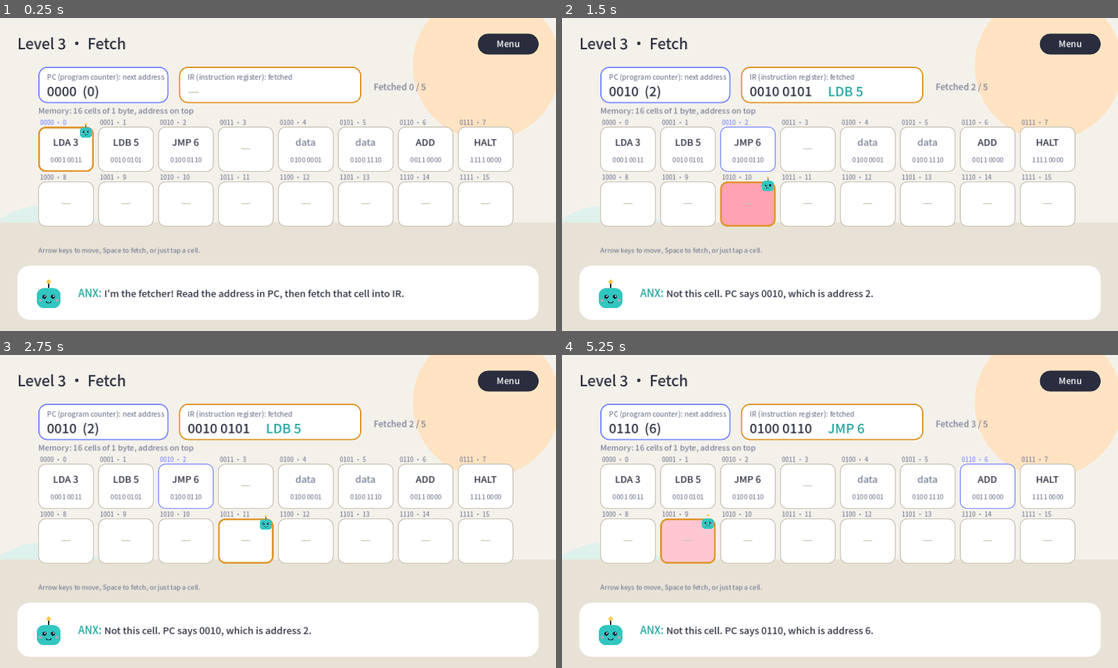
Above: before the commit, frames 1-4 (two rows, left to right).
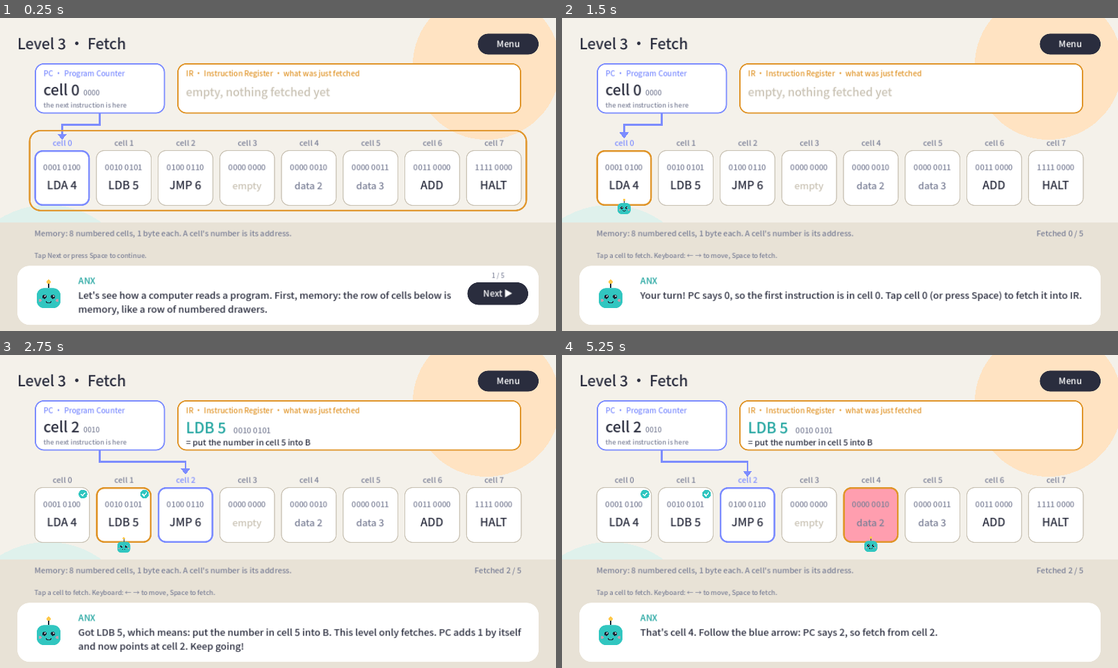
Above: after the commit, the same moments.

Repository: kalijerry/game_anx
Game: Godot game, scene res://scenes/level_03.tscn
Two runs of this game, one before a commit and one after it. Both use one fixed random seed, a clock stepped at 60 frames per second and the inputs below. This scene is started directly instead of the project's main scene.
Inputs (mouse positions are in pixels of both pictures, inside the frame that each line leads up to):
- Up to frame 1 (0.25 s): no input
- Up to frame 2 (1.5 s): tap Enter (ui_accept) at 0.5 s; move the mouse to (962, 158) at 0.52 s; hold Right (ui_right) 0.53-1.28 s; hold Enter (ui_accept) 0.53-1.28 s; click (962, 158) at 0.67 s; move the mouse to (728, 190) at 1.27 s; hold Down (ui_down) from 1.28 s (still down); tap Tab at 1.35 s; click (728, 190) at 1.42 s
- Up to frame 3 (2.75 s): tap Enter (ui_accept) at 1.52, 1.55, 1.82 s; move the mouse to (333, 442) at 2.02 s; release Down (ui_down) at 2.03 s; hold Right (ui_right) from 2.03 s (still down); hold Enter (ui_accept) from 2.03 s (still down); click (333, 442) at 2.17 s
- Up to frame 4 (5.25 s): move the mouse to (812, 574) at 2.77 s; release Right (ui_right) at 2.78 s; release Enter (ui_accept) at 2.78 s; hold Up (ui_up) 2.78-3.53 s; tap Tab at 2.85, 4.35 s; click (812, 574) at 2.92 s; tap Enter (ui_accept) at 3.02, 3.05, 3.32, 3.5, 4.52, 4.55, 4.82, 5 s; move the mouse to (1006, 558) at 3.52 s; hold Enter (ui_accept) 3.53-4.28 s; hold Left (ui_left) 3.53-5.03 s; click (1006, 558) at 3.67 s; move the mouse to (673, 464) at 4.27 s; click (673, 464) at 4.42 s; move the mouse to (867, 511) at 5.02 s; hold Down (ui_down) from 5.03 s (still down); hold Enter (ui_accept) from 5.03 s (still down); click (867, 511) at 5.17 s

The runs differ from the first frame. In frame 1, 20% of the frame differs, in the area x 3-97%, y 14-98%; in frame 2, 19%; in frame 3, 18%; in frame 4, 20%.

Commit message:
Level 3: beginner walkthrough, plain-language instructions, PC arrow
Co-Authored-By: Claude Opus 5.5 <noreply@anthropic.com>
Claude-Session: https://claude.ai/code/session_01TY39Fuv4jRCeC6sdC99MfJ

Diff:
--- a/data/strings.gd
+++ b/data/strings.gd
@@ -65,47 +65,85 @@
 	"level_2_short": {"zh": "第 2 关", "en": "Level 2"},
 	# ------------------------------------------------------------ Level 3
 	"level3_title": {"zh": "第 3 关 · 取指", "en": "Level 3 · Fetch"},
-	"memory": {"zh": "内存：16 个格子，每格 1 字节，上方是地址", "en": "Memory: 16 cells of 1 byte, address on top"},
-	"pc_label": {"zh": "PC 程序计数器：下一条指令的地址", "en": "PC (program counter): next address"},
-	"ir_label": {"zh": "IR 指令寄存器：刚取到的指令", "en": "IR (instruction register): fetched"},
+	"memory": {
+		"zh": "内存：8 个带编号的格子，每格放 1 个字节。格子的编号叫「地址」。",
+		"en": "Memory: 8 numbered cells, 1 byte each. A cell's number is its address.",
+	},
+	"pc_label": {"zh": "PC 程序计数器", "en": "PC · Program Counter"},
+	"pc_value": {"zh": "{n} 号格子", "en": "cell {n}"},
+	"pc_sub": {"zh": "下一条指令在这里", "en": "the next instruction is here"},
+	"ir_label": {"zh": "IR 指令寄存器 · 刚取到的指令", "en": "IR · Instruction Register · what was just fetched"},
+	"ir_empty": {"zh": "空的，还没取指", "en": "empty, nothing fetched yet"},
 	"fetched_count": {"zh": "已取指 {n} / {total}", "en": "Fetched {n} / {total}"},
-	"data": {"zh": "数据", "en": "data"},
-	"l3_intro": {
-		"zh": "我是取指员！看 PC 里的地址，去那个格子把指令取回 IR。",
-		"en": "I'm the fetcher! Read the address in PC, then fetch that cell into IR.",
+	"cell_addr": {"zh": "{n} 号", "en": "cell {n}"},
+	"data_n": {"zh": "数据 {n}", "en": "data {n}"},
+	"empty": {"zh": "空", "en": "empty"},
+	"continue": {"zh": "继续 ▶", "en": "Next ▶"},
+	"mean_lda": {"zh": "把 {n} 号格子里的数放进 A", "en": "put the number in cell {n} into A"},
+	"mean_ldb": {"zh": "把 {n} 号格子里的数放进 B", "en": "put the number in cell {n} into B"},
+	"mean_add": {"zh": "把 A 和 B 加起来", "en": "add A and B together"},
+	"mean_jmp": {"zh": "跳到 {n} 号格子继续", "en": "jump to cell {n} and carry on"},
+	"mean_halt": {"zh": "停机，程序结束", "en": "stop, the program is over"},
+	"l3_t1": {
+		"zh": "这一关看看电脑怎么「读程序」。先认识内存：下面这一排格子就是内存，像一排带编号的抽屉。",
+		"en": "Let's see how a computer reads a program. First, memory: the row of cells below is memory, like a row of numbered drawers.",
+	},
+	"l3_t2": {
+		"zh": "每个格子放 1 个字节，也就是第 1 关学过的 8 个比特。格子的编号叫「地址」，从 0 开始数。",
+		"en": "Each cell holds 1 byte, the 8 bits from Level 1. A cell's number is called its address, counting from 0.",
+	},
+	"l3_t3": {
+		"zh": "程序也是数字，放在这些格子里。每个数字代表一条指令，比如 0001 0100 就是「LDA 4」，格子里写着它的名字。",
+		"en": "A program is numbers too, stored in these cells. Each number is an instruction: 0001 0100 means LDA 4, and each cell shows its name.",
+	},
+	"l3_t4": {
+		"zh": "左上角的 PC（程序计数器）像一张便签，写着「下一条指令在几号格子」。现在是 0，蓝色箭头也指着 0 号。",
+		"en": "The PC (program counter) at the top left is a sticky note: which cell holds the next instruction. It says 0, and the blue arrow points at cell 0.",
+	},
+	"l3_t5": {
+		"zh": "右边的 IR（指令寄存器）像 CPU 的手，拿住刚取出的指令。取指就是：看 PC，去那个格子，把指令放进 IR。",
+		"en": "The IR (instruction register) on the right is the CPU's hand: it holds the instruction just fetched. Fetching means: read PC, go to that cell, bring it to IR.",
+	},
+	"l3_go": {
+		"zh": "该你了！PC 写着 0，第一条指令就在 0 号格子。点一下 0 号格子（或按空格），把它取进 IR。",
+		"en": "Your turn! PC says 0, so the first instruction is in cell 0. Tap cell 0 (or press Space) to fetch it into IR.",
 	},
 	"l3_fetched": {
-		"zh": "取到 {mn}！PC 加 1，下一条在地址 {addr}（{dec}）。",
-		"en": "Got {mn}! PC goes up by 1: next is address {addr} ({dec}).",
+		"zh": "取到「{mn}」，意思是：{mean}。这关只取不做。PC 自动加 1，现在指向 {dec} 号，继续取！",
+		"en": "Got {mn}, which means: {mean}. This level only fetches. PC adds 1 by itself and now points at cell {dec}. Keep going!",
 	},
 	"l3_jump": {
-		"zh": "是 JMP 跳转！PC 被直接改成 {addr}（{dec}），中间的数据跳过不执行。",
-		"en": "A JMP! PC is set straight to {addr} ({dec}), skipping the data in between.",
+		"zh": "「JMP {dec}」意思是跳到 {dec} 号。这次 PC 不加 1，直接改成 {dec}，中间的格子被跳过（4、5 号是数据，不是指令）。去 {dec} 号取！",
+		"en": "JMP {dec} means jump to cell {dec}. PC doesn't add 1 this time, it becomes {dec}, skipping the cells between (4 and 5 are data, not instructions). Fetch cell {dec}!",
 	},
 	"l3_wrong": {
-		"zh": "不是这个格子。PC 里写的是 {addr}，也就是地址 {dec}。",
-		"en": "Not this cell. PC says {addr}, which is address {dec}.",
+		"zh": "这是 {got} 号格子哦。看蓝色箭头：PC 写着 {dec}，要去 {dec} 号格子取。",
+		"en": "That's cell {got}. Follow the blue arrow: PC says {dec}, so fetch from cell {dec}.",
 	},
 	"l3_complete": {
-		"zh": "取到 HALT，程序结束！下一关我们来真正执行这些指令。",
-		"en": "HALT fetched, the program ends! Next level we really execute them.",
+		"zh": "取到 HALT，程序结束！你按 PC 取完了整段程序。下一关我们真正执行这些指令。",
+		"en": "HALT fetched, the program is over! You followed the PC through the whole program. Next level we run them.",
 	},
 	"l3_controls": {
-		"zh": "方向键移动，空格取指；也可以直接点击格子。",
-		"en": "Arrow keys to move, Space to fetch, or just tap a cell.",
+		"zh": "点击格子取指；键盘：← → 移动，空格取指。",
+		"en": "Tap a cell to fetch. Keyboard: ← → to move, Space to fetch.",
+	},
+	"l3_controls_teach": {
+		"zh": "点「继续」或按空格看下一句。",
+		"en": "Tap Next or press Space to continue.",
 	},
 	"card3_title": {"zh": "知识卡 · 程序计数器与取指", "en": "Knowledge Card · Program Counter and Fetch"},
 	"card3_1": {
-		"zh": "程序和数据都以数字存在内存里，每个格子都有自己的地址。",
-		"en": "Programs and data both live in memory as numbers; every cell has an address.",
+		"zh": "程序和数据都是数字，存在内存的格子里；格子的编号叫地址。",
+		"en": "Programs and data are both numbers in memory cells; a cell's number is its address.",
 	},
 	"card3_2": {
-		"zh": "PC 记着下一条指令的地址，每取一条通常就加 1。",
+		"zh": "PC 记着下一条指令的地址，每取一条，PC 通常加 1。",
 		"en": "The PC holds the next instruction's address and usually adds 1 after each fetch.",
 	},
 	"card3_3": {
-		"zh": "跳转指令直接改写 PC，所以程序可以跳过或重复某些指令。",
-		"en": "Jumps rewrite the PC, so programs can skip or repeat instructions.",
+		"zh": "跳转指令（JMP）直接改写 PC，程序就能跳过或重复一些指令。",
+		"en": "A jump (JMP) rewrites the PC, so a program can skip or repeat instructions.",
 	},
 	# ------------------------------------------------------------ Developer console
 	"console_help": {
--- a/scripts/cpu_logic.gd
+++ b/scripts/cpu_logic.gd
@@ -4,17 +4,17 @@
 
 enum Op { DATA = 0, LDA = 1, LDB = 2, ADD = 3, JMP = 4, HALT = 15 }
 
-## Level 3 program. Addresses 3-5 hold data that the JMP at address 2 skips over.
+## Level 3 program, 8 cells. The JMP at 2 skips cell 3 (empty) and cells 4-5, which hold data
+## (the numbers 2 and 3) rather than instructions. Level 4 will execute it: A=2, B=3, A+B.
 const PROGRAM := [
-	0x13,  # 0: LDA 3
+	0x14,  # 0: LDA 4
 	0x25,  # 1: LDB 5
 	0x46,  # 2: JMP 6
-	0x00,  # 3: data
-	0x41,  # 4: data ('A')
-	0x4E,  # 5: data ('N')
+	0x00,  # 3: empty
+	0x02,  # 4: data 2
+	0x03,  # 5: data 3
 	0x30,  # 6: ADD
 	0xF0,  # 7: HALT
-	0, 0, 0, 0, 0, 0, 0, 0,
 ]
 
 
--- a/scripts/flat_canvas.gd
+++ b/scripts/flat_canvas.gd
@@ -86,3 +86,45 @@
 
 func text_width(s: String, size: int) -> float:
 	return font.get_string_size(s, HORIZONTAL_ALIGNMENT_LEFT, -1, size).x
+
+
+## Greedy line wrap that works for both languages: each CJK character can break, English
+## breaks at spaces. Returns the lines; does not depend on the text server's ICU data.
+func wrap_lines(s: String, size: int, width: float) -> Array:
+	var tokens: Array = []
+	var word := ""
+	for ch in s:
+		var code := ch.unicode_at(0)
+		if ch == " ":
+			if word != "":
+				tokens.append(word)
+			tokens.append(" ")
+			word = ""
+		elif code >= 0x2E80:
+			if word != "":
+				tokens.append(word)
+			tokens.append(ch)
+			word = ""
+		else:
+			word += ch
+	if word != "":
+		tokens.append(word)
+	var lines: Array = []
+	var line := ""
+	for t in tokens:
+		var trial: String = line + t
+		if line != "" and text_width(trial, size) > width:
+			lines.append(line.strip_edges())
+			line = "" if t == " " else t
+		else:
+			line = trial
+	if line.strip_edges() != "":
+		lines.append(line.strip_edges())
+	return lines
+
+
+func text_wrap(pos: Vector2, s: String, size: int, color: Color, width: float, line_h: float) -> void:
+	var y := pos.y
+	for line in wrap_lines(s, size, width):
+		text(Vector2(pos.x, y), line, size, color)
+		y += line_h
--- a/scripts/level_03.gd
+++ b/scripts/level_03.gd
@@ -1,19 +1,31 @@
 ## Level 3 · Fetch
-## Memory holds a tiny program. The PC names the address of the next instruction; ANX goes to
-## that shelf and fetches the byte into IR. PC then goes up by 1, except after JMP, which
-## rewrites it. Fetch until HALT.
+## For complete beginners: ANX first walks through what memory, an address, the PC and the IR
+## are, one sentence at a time, with the part being explained highlighted. Then the player
+## fetches: go to the cell the PC points at, the instruction lands in IR, PC adds 1, except
+## after JMP, which rewrites it. Fetch until HALT.
 extends "res://scripts/flat_canvas.gd"
 
 const Bits := preload("res://scripts/bit_logic.gd")
 const Cpu := preload("res://scripts/cpu_logic.gd")
 const Levels := preload("res://scripts/levels.gd")
 
+## Teaching sentences shown before play, and which part of the screen each one is about.
+const TEACH := [
+	{"key": "l3_t1", "focus": "memory"},
+	{"key": "l3_t2", "focus": "memory"},
+	{"key": "l3_t3", "focus": "memory"},
+	{"key": "l3_t4", "focus": "pc"},
+	{"key": "l3_t5", "focus": "ir"},
+]
+const CELLS := 8
 const MENU_RECT := Rect2(1100, 36, 140, 48)
-const GRID_X := 88.0
-const GRID_Y := 250.0
+const PC_RECT := Rect2(80, 104, 300, 116)
+const IR_RECT := Rect2(408, 104, 792, 116)
 const CELL_W := 128.0
-const CELL_H := 104.0
-const CELL_GAP := 10.0
+const CELL_H := 128.0
+const CELL_GAP := 14.0
+const CELL_Y := 304.0
+const NEXT_BTN := Rect2(1076, 608, 140, 52)
 const REPLAY_RECT := Rect2(400, 462, 220, 56)
 const MENU_BTN_RECT := Rect2(660, 462, 220, 56)
 
@@ -22,30 +34,43 @@
 var ir := -1
 var cursor := 0
 var fetched := 0
+var visited: Array = []
+var teach := 0
 var done := false
 var wrong_flash := 0.0
 var fetch_flash := 0.0
-var msg_key := "l3_intro"
+var msg_key := "l3_t1"
 var msg_args := {}
 
 
 func _ready() -> void:
-	if "--demo=complete" in OS.get_cmdline_user_args():
-		done = true
-		ir = 0xF0
-		pc = 7
-		fetched = Cpu.fetch_order(mem).size()
-		msg_key = "l3_complete"
-	elif "--demo=jump" in OS.get_cmdline_user_args():
+	var args := OS.get_cmdline_user_args()
+	for i in TEACH.size():
+		if "--demo=teach%d" % (i + 1) in args:
+			teach = i
+			msg_key = TEACH[i]["key"]
+	if "--demo=complete" in args:
+		_skip_teach()
+		for a in Cpu.fetch_order(mem):
+			cursor = a
+			_fetch()
+	elif "--demo=jump" in args:
+		_skip_teach()
 		for a in [0, 1, 2]:
 			cursor = a
 			_fetch()
+	elif "--demo=play" in args:
+		_skip_teach()
 
 
 func _process(delta: float) -> void:
 	super(delta)
-	wrong_flash = maxf(0.0, wrong_flash - delta * 2.5)
-	fetch_flash = maxf(0.0, fetch_flash - delta * 2.5)
+	wrong_flash = maxf(0.0, wrong_flash - delta * 2.0)
+	fetch_flash = maxf(0.0, fetch_flash - delta * 2.0)
+
+
+func teaching() -> bool:
+	return teach < TEACH.size()
 
 
 func _unhandled_input(event: InputEvent) -> void:
@@ -53,43 +78,63 @@
 		var pos: Vector2 = make_input_local(event).position
 		if MENU_RECT.has_point(pos):
 			_to_menu()
-			return
-		if done:
+		elif teaching():
+			_advance()
+		elif done:
 			if REPLAY_RECT.has_point(pos):
 				_restart()
 			elif MENU_BTN_RECT.has_point(pos):
 				_to_menu()
-			return
-		for a in 16:
-			if _cell_rect(a).has_point(pos):
-				cursor = a
-				_fetch()
-				return
+		else:
+			for a in CELLS:
+				if _cell_rect(a).grow(6).has_point(pos):
+					cursor = a
+					_fetch()
+					return
 	elif event.is_action_pressed("ui_cancel"):
 		_to_menu()
+	elif teaching():
+		if event.is_action_pressed("ui_accept") or event.is_action_pressed("ui_right"):
+			_advance()
 	elif done:
 		if event.is_action_pressed("ui_accept"):
 			_restart()
 	elif event.is_action_pressed("ui_left"):
-		cursor = (cursor + 15) % 16
+		cursor = maxi(cursor - 1, 0)
 	elif event.is_action_pressed("ui_right"):
-		cursor = (cursor + 1) % 16
-	elif event.is_action_pressed("ui_up") or event.is_action_pressed("ui_down"):
-		cursor = (cursor + 8) % 16
+		cursor = mini(cursor + 1, CELLS - 1)
 	elif event.is_action_pressed("ui_accept"):
 		_fetch()
 
 
+## Next teaching sentence; after the last one, play starts.
+func _advance() -> void:
+	if not teaching():
+		return
+	teach += 1
+	if teaching():
+		msg_key = TEACH[teach]["key"]
+	else:
+		msg_key = "l3_go"
+	msg_args = {}
+
+
+func _skip_teach() -> void:
+	while teaching():
+		_advance()
+
+
 func _fetch() -> void:
-	if done:
+	if done or teaching():
 		return
 	if cursor != pc:
 		wrong_flash = 1.0
 		msg_key = "l3_wrong"
-		msg_args = {"addr": Cpu.addr_bits(pc), "dec": pc}
+		msg_args = {"got": cursor, "dec": pc}
 		return
 	ir = mem[pc]
 	fetched += 1
+	visited.append(pc)
 	fetch_flash = 1.0
 	if Cpu.is_halt(ir):
 		done = true
@@ -99,11 +144,28 @@
 	var next := Cpu.next_pc(pc, ir)
 	if Cpu.opcode(ir) == Cpu.Op.JMP:
 		msg_key = "l3_jump"
-		msg_args = {"addr": Cpu.addr_bits(next), "dec": next}
+		msg_args = {"dec": next}
 	else:
 		msg_key = "l3_fetched"
-		msg_args = {"mn": Cpu.mnemonic(ir), "addr": Cpu.addr_bits(next), "dec": next}
+		msg_args = {"mn": Cpu.mnemonic(ir), "mean": meaning(ir), "dec": next}
 	pc = next
+
+
+## Plain-language meaning of an instruction byte.
+static func meaning(byte: int) -> String:
+	var n := Cpu.operand(byte)
+	match Cpu.opcode(byte):
+		Cpu.Op.LDA:
+			return Loc.text("mean_lda", {"n": n})
+		Cpu.Op.LDB:
+			return Loc.text("mean_ldb", {"n": n})
+		Cpu.Op.ADD:
+			return Loc.text("mean_add")
+		Cpu.Op.JMP:
+			return Loc.text("mean_jmp", {"n": n})
+		Cpu.Op.HALT:
+			return Loc.text("mean_halt")
+	return ""
 
 
 func _restart() -> void:
@@ -111,8 +173,9 @@
 	ir = -1
 	cursor = 0
 	fetched = 0
+	visited = []
 	done = false
-	msg_key = "l3_intro"
+	msg_key = "l3_go"
 	msg_args = {}
 
 
@@ -123,75 +186,150 @@
 # ---------------------------------------------------------------- drawing
 
 func _cell_rect(a: int) -> Rect2:
-	return Rect2(GRID_X + (a % 8) * (CELL_W + CELL_GAP), GRID_Y + (a / 8) * (CELL_H + 22), CELL_W, CELL_H)
+	var total := CELL_W * CELLS + CELL_GAP * (CELLS - 1)
+	var x0 := (1280.0 - total) / 2.0
+	return Rect2(x0 + a * (CELL_W + CELL_GAP), CELL_Y, CELL_W, CELL_H)
+
+
+func _memory_rect() -> Rect2:
+	var first := _cell_rect(0)
+	return Rect2(first.position.x, CELL_Y - 34, _cell_rect(CELLS - 1).end.x - first.position.x, CELL_H + 34)
+
+
+func _focus() -> String:
+	return TEACH[teach]["focus"] if teaching() else ""
 
 
 func _draw() -> void:
 	draw_background()
 	text(Vector2(40, 72), Loc.text("level3_title"), 34, P.INK)
 	button(MENU_RECT, Loc.text("menu"))
-	_draw_registers()
-	text(Vector2(GRID_X, GRID_Y - 30), Loc.text("memory"), 18, P.QUIET)
-	for a in 16:
+	_draw_pc()
+	_draw_ir()
+	_draw_pointer()
+	for a in CELLS:
 		_draw_cell(a)
+	_draw_spotlight()
+	var mem_label := Loc.text("memory")
+	text(Vector2(_cell_rect(0).position.x, CELL_Y + CELL_H + 70), mem_label, 18, P.QUIET)
+	if not teaching():
+		var count := Loc.text("fetched_count", {"n": fetched, "total": Cpu.fetch_order(mem).size()})
+		text(Vector2(_cell_rect(CELLS - 1).end.x - text_width(count, 18), CELL_Y + CELL_H + 70), count, 18, P.QUIET)
 	_draw_dialogue()
 	if done:
 		_draw_card()
 
 
-func _draw_registers() -> void:
-	# PC
-	var pr := Rect2(88, 112, 300, 84)
-	rrect(pr, P.WHITE, 20, P.BLUE, 3)
-	text(Vector2(pr.position.x + 20, pr.position.y + 30), Loc.text("pc_label"), 16, P.QUIET)
-	text(Vector2(pr.position.x + 20, pr.position.y + 68), "%s  (%d)" % [Cpu.addr_bits(pc), pc], 30, P.INK)
-	# IR
-	var irr := Rect2(412, 112, 420, 84)
-	rrect(irr, P.WHITE if fetch_flash < 0.05 else P.YELLOW.lerp(P.WHITE, 1.0 - fetch_flash), 20, P.YELLOW_DARK, 3)
-	text(Vector2(irr.position.x + 20, irr.position.y + 30), Loc.text("ir_label"), 16, P.QUIET)
-	if ir >= 0:
-		var bits := Bits.bits_to_string(Bits.int_to_bits(ir))
-		text(Vector2(irr.position.x + 20, irr.position.y + 68), bits, 30, P.INK)
-		text(Vector2(irr.position.x + 200, irr.position.y + 68), Cpu.mnemonic(ir), 30, P.TEAL_DARK)
-	else:
-		text(Vector2(irr.position.x + 20, irr.position.y + 68), "—", 30, P.SHELF)
-	# Progress
-	var total := Cpu.fetch_order(mem).size()
-	var label := Loc.text("fetched_count", {"n": fetched, "total": total})
-	text(Vector2(860, 166), label, 20, P.QUIET)
+func _draw_pc() -> void:
+	var r := PC_RECT
+	rrect(r, P.WHITE, 20, P.BLUE, 3)
+	text(Vector2(r.position.x + 20, r.position.y + 30), Loc.text("pc_label"), 17, P.BLUE)
+	var value := Loc.text("pc_value", {"n": pc})
+	text(Vector2(r.position.x + 20, r.position.y + 74), value, 34, P.INK)
+	text(Vector2(r.position.x + 28 + text_width(value, 34), r.position.y + 74), Cpu.addr_bits(pc), 16, P.QUIET)
+	text(Vector2(r.position.x + 20, r.position.y + 102), Loc.text("pc_sub"), 15, P.QUIET)
+
+
+func _draw_ir() -> void:
+	var r := IR_RECT
+	var fill := P.WHITE if fetch_flash < 0.05 else P.YELLOW.lerp(P.WHITE, 1.0 - fetch_flash)
+	rrect(r, fill, 20, P.YELLOW_DARK, 3)
+	text(Vector2(r.position.x + 20, r.position.y + 30), Loc.text("ir_label"), 17, P.YELLOW_DARK)
+	if ir < 0:
+		text(Vector2(r.position.x + 20, r.position.y + 76), Loc.text("ir_empty"), 26, P.SHELF)
+		return
+	var mn := Cpu.mnemonic(ir)
+	text(Vector2(r.position.x + 20, r.position.y + 76), mn, 34, P.TEAL_DARK)
+	var x := r.position.x + 36 + text_width(mn, 34)
+	text(Vector2(x, r.position.y + 76), Bits.bits_to_string(Bits.int_to_bits(ir)), 18, P.QUIET)
+	text(Vector2(r.position.x + 20, r.position.y + 104), "= " + meaning(ir), 19, P.INK)
+
+
+## Blue line from the PC box down to the cell it names, so "PC points here" is visible.
+func _draw_pointer() -> void:
+	if done:
+		return
+	var target := _cell_rect(pc)
+	var start := Vector2(PC_RECT.get_center().x, PC_RECT.end.y)
+	var mid_y := 246.0
+	var tip := Vector2(target.get_center().x, CELL_Y - 34)
+	var col := P.BLUE
+	draw_polyline(PackedVector2Array([start, Vector2(start.x, mid_y), Vector2(tip.x, mid_y), tip]), col, 4.0)
+	var bob := sin(time * 4.0) * 3.0
+	draw_colored_polygon(PackedVector2Array([
+		tip + Vector2(-11, -6 + bob), tip + Vector2(11, -6 + bob), tip + Vector2(0, 8 + bob),
+	]), col)
 
 
 func _draw_cell(a: int) -> void:
 	var r := _cell_rect(a)
 	var byte: int = mem[a]
 	var is_code := Cpu.fetch_order(mem).has(a)
-	var mn := Cpu.mnemonic(byte) if is_code else ""
-	var focused := a == cursor and not done
+	var playing := not teaching() and not done
+	var focused := playing and a == cursor
 	var fill := P.WHITE
 	if focused and wrong_flash > 0.05:
 		fill = P.PINK.lerp(P.WHITE, 1.0 - wrong_flash)
-	var border := P.YELLOW_DARK if focused else (P.BLUE if a == pc and not done else P.SHELF)
-	rrect(r, fill, 16, border, 4 if focused else 2)
-	# Address tag above the shelf
+	var border := P.SHELF
+	var bw := 2
+	if a == pc and not done:
+		border = P.BLUE
+		bw = 4
+	if focused:
+		border = P.YELLOW_DARK
+		bw = 4
+	rrect(r, fill, 18, border, bw)
+	# Address above the cell
 	var tag_col := P.BLUE if a == pc and not done else P.QUIET
-	text(Vector2(r.position.x + 4, r.position.y - 4), "%s · %d" % [Cpu.addr_bits(a), a], 14, tag_col)
-	# Contents
-	if byte == 0 and not is_code:
-		text_c(r, r.position.y + 58, "—", 26, P.SHELF)
+	text_c(r, r.position.y - 10, Loc.text("cell_addr", {"n": a}), 18, tag_col)
+	# Contents: the byte, then what it is
+	var bits := Bits.bits_to_string(Bits.int_to_bits(byte))
+	text_c(r, r.position.y + 46, bits, 18, P.QUIET)
+	if is_code:
+		text_c(r, r.position.y + 90, Cpu.mnemonic(byte), 26, P.INK)
+	elif byte == 0:
+		text_c(r, r.position.y + 90, Loc.text("empty"), 22, P.SHELF)
 	else:
-		text_c(r, r.position.y + 44, mn if mn != "" else Loc.text("data"), 22, P.INK if mn != "" else P.QUIET)
-		text_c(r, r.position.y + 82, Bits.bits_to_string(Bits.int_to_bits(byte)), 15, P.QUIET)
+		text_c(r, r.position.y + 90, Loc.text("data_n", {"n": byte}), 22, P.QUIET)
+	if visited.has(a):
+		draw_circle(Vector2(r.end.x - 16, r.position.y + 16), 10, P.TEAL)
+		draw_polyline(PackedVector2Array([
+			Vector2(r.end.x - 21, r.position.y + 16), Vector2(r.end.x - 17, r.position.y + 20),
+			Vector2(r.end.x - 11, r.position.y + 12),
+		]), P.WHITE, 2.5)
 	if focused:
-		draw_anx(Vector2(r.end.x - 18, r.position.y + 10 + sin(time * 3.0) * 2.0), 0.28)
+		draw_anx(Vector2(r.get_center().x, r.end.y + 6 + sin(time * 3.0) * 2.0), 0.3)
+
+
+## Pulsing yellow outline around whatever the current teaching sentence is about.
+func _draw_spotlight() -> void:
+	var r: Rect2
+	match _focus():
+		"memory":
+			r = _memory_rect()
+		"pc":
+			r = PC_RECT
+		"ir":
+			r = IR_RECT
+		_:
+			return
+	var glow := 0.5 + 0.5 * sin(time * 4.0)
+	rrect(r.grow(10 + 3 * glow), Color.TRANSPARENT, 26, Color(P.YELLOW_DARK, 0.5 + 0.5 * glow), 4)
 
 
 func _draw_dialogue() -> void:
-	text(Vector2(GRID_X, 540), Loc.text("l3_controls"), 15, P.QUIET)
-	rrect(Rect2(40, 570, 1200, 124), P.WHITE, 28)
+	var hint := Loc.text("l3_controls_teach") if teaching() else Loc.text("l3_controls")
+	text(Vector2(_cell_rect(0).position.x, 552), hint, 15, P.QUIET)
+	rrect(Rect2(40, 570, 1200, 136), P.WHITE, 28)
 	draw_anx(Vector2(112, 640), 0.55)
-	var speaker := Loc.text("speaker") + ("：" if Loc.mode == Loc.Mode.ZH else ": ")
-	text(Vector2(180, 642), speaker, 24, P.TEAL_DARK)
-	text(Vector2(180 + text_width(speaker, 24), 642), Loc.text(msg_key, msg_args), 22, P.INK)
+	var speaker := Loc.text("speaker")
+	text(Vector2(180, 612), speaker, 20, P.TEAL_DARK)
+	var width := (NEXT_BTN.position.x - 24 if teaching() else 1210.0) - 180.0
+	text_wrap(Vector2(180, 646), Loc.text(msg_key, msg_args), 22, P.INK, width, 32)
+	if teaching():
+		var step := "%d / %d" % [teach + 1, TEACH.size()]
+		text_c(NEXT_BTN, NEXT_BTN.position.y - 10, step, 14, P.QUIET)
+		button(NEXT_BTN, Loc.text("continue"))
 
 
 func _draw_card() -> void:
--- a/tests/test_bit_logic.gd
+++ b/tests/test_bit_logic.gd
@@ -41,7 +41,7 @@
 
 	print("cpu_logic")
 	check(Cpu.fetch_order(Cpu.PROGRAM) == [0, 1, 2, 6, 7], "program runs 0,1,2 then jumps to 6 and halts at 7")
-	check(Cpu.mnemonic(0x13) == "LDA 3" and Cpu.mnemonic(0x46) == "JMP 6", "mnemonics")
+	check(Cpu.mnemonic(0x14) == "LDA 4" and Cpu.mnemonic(0x46) == "JMP 6", "mnemonics")
 	check(Cpu.next_pc(15, 0x13) == 0, "PC wraps after 15")
 	check(Cpu.addr_bits(6) == "0110", "4-bit address")
 
--- a/tests/test_level_03.gd
+++ b/tests/test_level_03.gd
@@ -20,13 +20,19 @@
 	var lvl: Node = load("res://scenes/level_03.tscn").instantiate()
 	root.add_child(lvl)
 	await process_frame
+	check(lvl.teaching() and lvl.msg_key == "l3_t1", "starts with the beginner walkthrough")
+	lvl._fetch()
+	check(lvl.ir == -1, "no fetching while ANX is still explaining")
+	for _i in lvl.TEACH.size():
+		lvl._advance()
+	check(not lvl.teaching() and lvl.msg_key == "l3_go", "walkthrough ends with the first task")
 	lvl.cursor = 5
 	lvl._fetch()
-	check(lvl.pc == 0 and lvl.ir == -1 and lvl.msg_key == "l3_wrong", "fetching the wrong address is refused")
+	check(lvl.pc == 0 and lvl.ir == -1 and lvl.msg_key == "l3_wrong" and lvl.msg_args["got"] == 5, "fetching the wrong address is refused")
 	for addr in [0, 1, 2]:
 		lvl.cursor = addr
 		lvl._fetch()
-	check(lvl.pc == 6 and lvl.msg_key == "l3_jump", "JMP 6 rewrites the PC")
+	check(lvl.pc == 6 and lvl.msg_key == "l3_jump" and lvl.visited == [0, 1, 2], "JMP 6 rewrites the PC")
 	for addr in [6, 7]:
 		lvl.cursor = addr
 		lvl._fetch()
Binary file changed: assets/fonts/anx_ui.ttf
Binary file changed: docs/screenshots/level03_complete_zh.png
Binary file added: docs/screenshots/level03_jump_zh.png
Binary file changed: docs/screenshots/level03_zh.png
